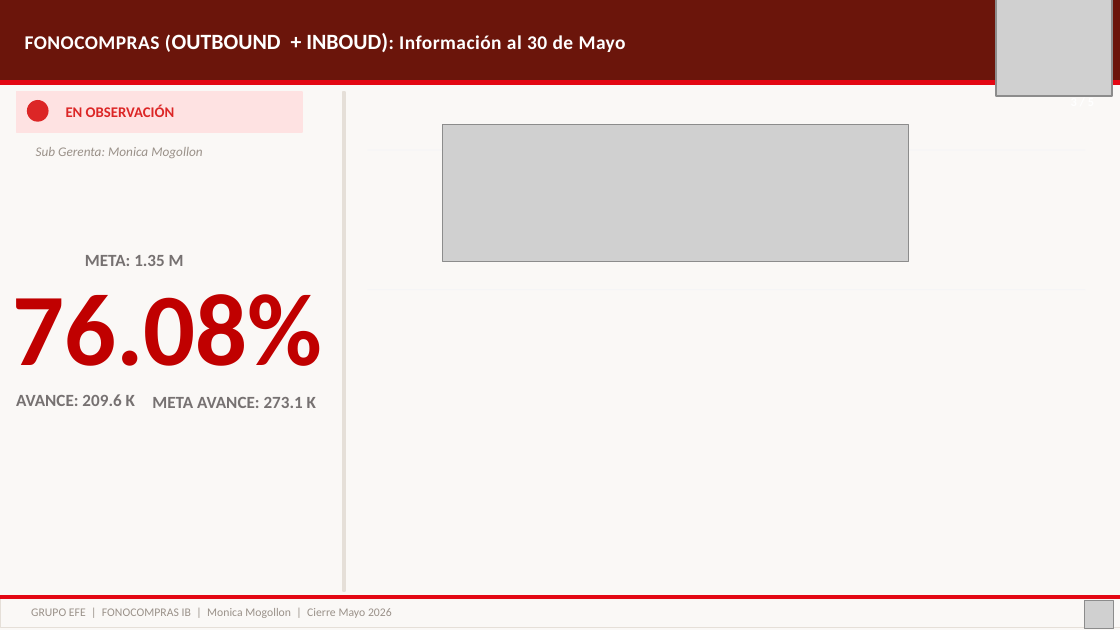
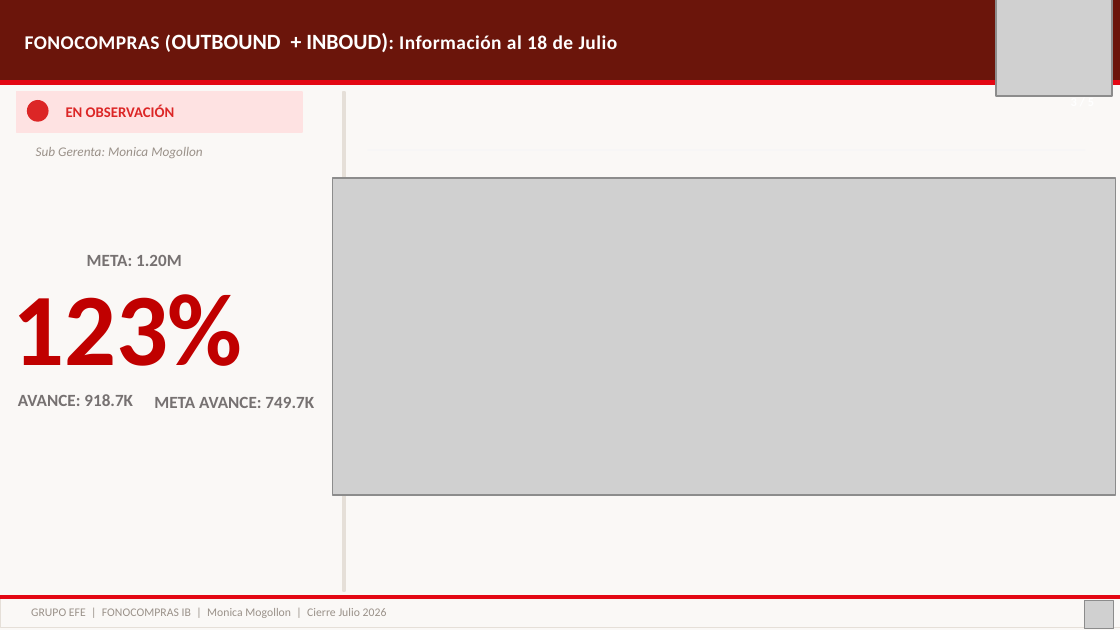
Before and after one commit to piere0405/streamlit_app, a slide deck: slide 9 of plantilla_campanias.pptx. Drawn at 1120x630 pixels with LibreOffice and Linux fonts; fonts in the diff are those of the drawing; grey boxes stand for pictures. Boxes give left, top, right and bottom in pixels: in the first picture for what was removed or moved away, otherwise in the second. Text is boxed around its words. In the diff, an @@ line names an element or a change of style, - is before the commit and + after.

```diff
--- a/plantilla_campanias.pptx
+++ b/plantilla_campanias.pptx
@@ text at (x1=25, y1=33, x2=618, y2=52): text changed @@
-FONOCOMPRAS (OUTBOUND + INBOUD): Información al 30 de Mayo
+FONOCOMPRAS (OUTBOUND + INBOUD): Información al 18 de Julio
@@ picture removed at (x1=442, y1=124, x2=908, y2=262) @@
@@ picture added at (x1=333, y1=178, x2=1116, y2=495) @@
@@ text at (x1=87, y1=255, x2=182, y2=266): text changed @@
-META: 1.35 M
+META: 1.20M
@@ text at (x1=12, y1=294, x2=243, y2=366): text changed @@
-76.08%
+123%
@@ line removed from (367, 290) to (1085, 290) @@
@@ text at (x1=18, y1=394, x2=133, y2=406): text changed @@
-AVANCE: 209.6 K
+AVANCE: 918.7K
@@ text at (x1=154, y1=397, x2=314, y2=408): text changed @@
-META AVANCE: 273.1 K
+META AVANCE: 749.7K
@@ text at (x1=31, y1=608, x2=387, y2=618): text changed @@
-GRUPO EFE | FONOCOMPRAS IB | Monica Mogollon | Cierre Mayo 2026
+GRUPO EFE | FONOCOMPRAS IB | Monica Mogollon | Cierre Julio 2026
```
Also in this commit, not shown: 34 other slides changed, 2 slides removed, 4 other files.
